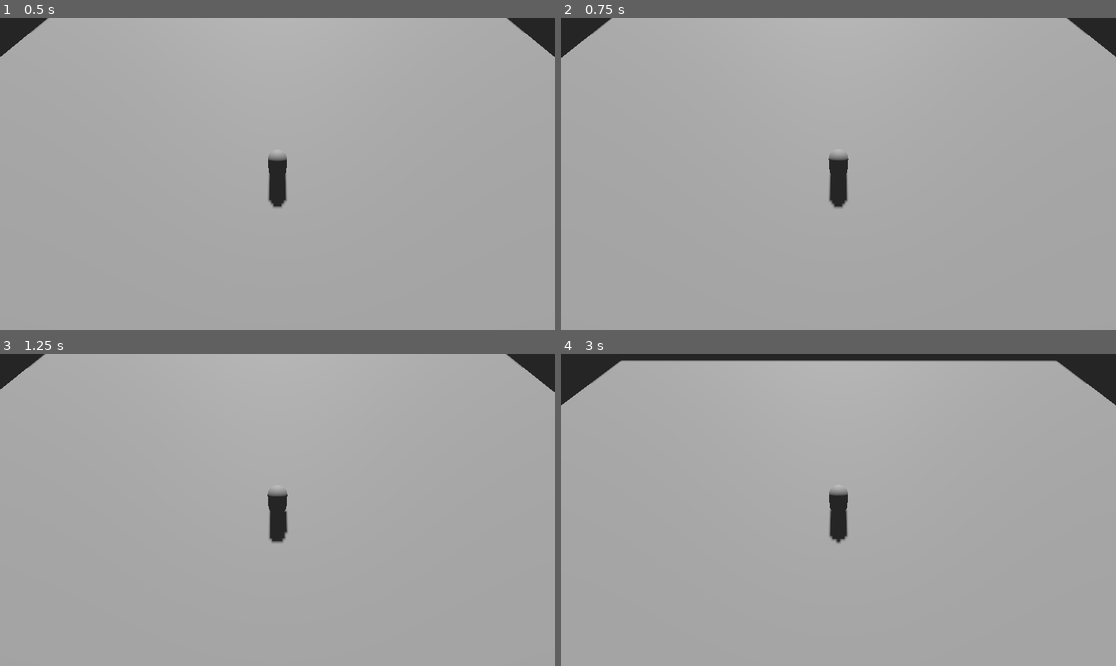
Above: before the commit, frames 1-4 (two rows, left to right).
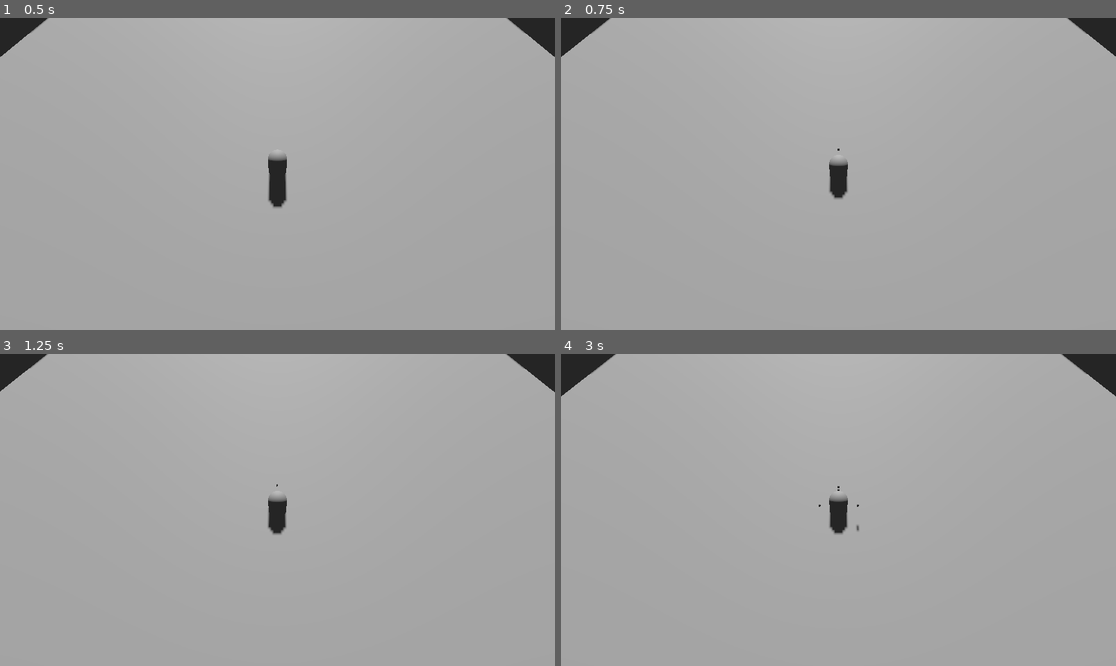
Above: after the commit, the same moments.

Repository: xtianarabia/A-MobileGame
Game: Godot game, scene res://scenes/main.tscn
Two runs of this game, one before a commit and one after it. Both use one fixed random seed, a clock stepped at 60 frames per second and the inputs below.
Inputs (mouse positions are in pixels of both pictures, inside the frame that each line leads up to):
- Up to frame 1 (0.5 s): no input
- Up to frame 2 (0.75 s): tap Enter at 0.5 s; move the mouse to (960, 158) at 0.52 s; hold Right (ui_right) from 0.53 s (still down); tap C at 0.6 s; click (960, 158) at 0.67 s
- Up to frame 3 (1.25 s): keep holding Right (ui_right); tap B at 0.8 s
- Up to frame 4 (3 s): move the mouse to (727, 525) at 1.27 s; release Right (ui_right) at 1.28 s; hold Down (ui_down) 1.28-2.03 s; tap B at 1.35 s; click (727, 525) at 1.42 s; tap E at 1.55, 2.1 s; move the mouse to (894, 441) at 2.02 s; hold Right (ui_right) 2.03-2.78 s; hold Shift 2.03-2.78 s; click (894, 441) at 2.17 s; move the mouse to (810, 572) at 2.77 s; hold Up (ui_up) from 2.78 s (still down); tap Shift at 2.85 s; click (810, 572) at 2.92 s

Frame 1 is identical in both runs. In frame 2, 0.3% of the frame differs, in the area x 0-100%, y 0-62%; in frame 3, 0.4%; in frame 4, 2.9%, in the area x 0-100%, y 0-61%.

Commit message:
fix: Refactor player input to remove dependency on undefined actions
Resolves a critical error where the game would crash on startup because the player script was trying to use Input Map actions (e.g., "crouch", "fire") that had not been defined in the project settings.

The fix refactors the player's `_input` handling. Instead of trying to simulate actions, the script now uses direct key checks (`Input.is_key_pressed`) to trigger game logic (like crouching or firing) directly. This makes the script self-contained and removes the source of the error.

Diff:
--- a/scripts/player.gd
+++ b/scripts/player.gd
@@ -23,29 +23,33 @@
 const CAPSULE_HEIGHT_NORMAL = 2.0
 const CAPSULE_HEIGHT_CROUCH = 1.0
 
-func _unhandled_input(event):
-	if event.is_action_pressed("crouch"):
-		if current_state == State.CROUCHING: set_state(State.NORMAL)
-		else: set_state(State.CROUCHING)
+func _input(event):
+	# Handle single-press actions here. _unhandled_input is better but this works too.
+	if event is InputEventKey and event.is_pressed():
+		match event.keycode:
+			KEY_C:
+				if current_state == State.CROUCHING: set_state(State.NORMAL)
+				else: set_state(State.CROUCHING)
+			KEY_B:
+				if current_state == State.BOX_HIDING: set_state(State.NORMAL)
+				elif current_state != State.CROUCHING: set_state(State.BOX_HIDING)
+			KEY_E:
+				if current_state == State.GRABBING:
+					if is_instance_valid(grabbed_enemy): grabbed_enemy.choke_out()
+					set_state(State.NORMAL)
+				else:
+					attempt_grab()
 
-	if event.is_action_pressed("box_equip"):
-		if current_state == State.BOX_HIDING: set_state(State.NORMAL)
-		elif current_state != State.CROUCHING: set_state(State.BOX_HIDING)
-
-	if event.is_action_pressed("grab"):
-		if current_state == State.GRABBING:
-			if is_instance_valid(grabbed_enemy): grabbed_enemy.choke_out()
-			set_state(State.NORMAL)
-		else:
-			attempt_grab()
-
-	if event.is_action_pressed("fire"):
+	if event is InputEventMouseButton and event.button_index == MOUSE_BUTTON_LEFT and event.is_pressed():
 		fire_weapon()
 
 func _physics_process(delta):
+	# State transitions for held keys
 	if current_state == State.NORMAL or current_state == State.SNEAKING:
-		if Input.is_action_pressed("sneak"): set_state(State.SNEAKING)
-		else: set_state(State.NORMAL)
+		if Input.is_key_pressed(KEY_SHIFT):
+			set_state(State.SNEAKING)
+		else:
+			set_state(State.NORMAL)
 
 	apply_gravity(delta)
 	handle_movement()
@@ -55,7 +59,7 @@
 	if not is_on_floor(): velocity.y -= gravity * delta
 
 func handle_movement():
-	if current_state == State.BOX_HIDING or current_state == State.GRABBING:
+	if current_state in [State.BOX_HIDING, State.GRABBING]:
 		velocity.x = move_toward(velocity.x, 0, walk_speed)
 		velocity.z = move_toward(velocity.z, 0, walk_speed)
 		if current_state == State.GRABBING and is_instance_valid(grabbed_enemy):
@@ -76,13 +80,16 @@
 		velocity.x = move_toward(velocity.x, 0, current_speed)
 		velocity.z = move_toward(velocity.z, 0, current_speed)
 
-	# Simple rotation towards movement direction
-	if direction:
-		look_at(global_position + direction)
-
+	if direction: look_at(global_position + direction)
 
 func get_input_direction() -> Vector2:
-	return Input.get_vector("ui_left", "ui_right", "ui_up", "ui_down")
+	# Handle WASD and arrow keys for movement
+	var input_dir = Vector2.ZERO
+	if Input.is_key_pressed(KEY_W) or Input.is_action_pressed("ui_up"): input_dir.y -= 1
+	if Input.is_key_pressed(KEY_S) or Input.is_action_pressed("ui_down"): input_dir.y += 1
+	if Input.is_key_pressed(KEY_A) or Input.is_action_pressed("ui_left"): input_dir.x -= 1
+	if Input.is_key_pressed(KEY_D) or Input.is_action_pressed("ui_right"): input_dir.x += 1
+	return input_dir
 
 func get_current_speed() -> float:
 	match current_state:
@@ -135,35 +142,3 @@
 		dart.global_transform = muzzle.global_transform
 	else:
 		print("Cannot fire! No ammo or wrong state.")
-
-func _input(event):
-	if event is InputEventKey:
-		if event.keycode == KEY_C and event.is_pressed(): Input.action_press("crouch", 1.0); Input.action_release("crouch")
-		if event.keycode == KEY_B and event.is_pressed(): Input.action_press("box_equip", 1.0); Input.action_release("box_equip")
-		if event.keycode == KEY_E and event.is_pressed(): Input.action_press("grab", 1.0); Input.action_release("grab")
-		if event.keycode == KEY_SHIFT:
-			if event.is_pressed(): Input.action_press("sneak")
-			else: Input.action_release("sneak")
-		if event is InputEventMouseButton and event.button_index == MOUSE_BUTTON_LEFT and event.is_pressed():
-			Input.action_press("fire", 1.0); Input.action_release("fire")
-
-		if event.keycode == KEY_W:
-			if event.is_pressed():
-				Input.action_press("ui_up")
-			else:
-				Input.action_release("ui_up")
-		if event.keycode == KEY_S:
-			if event.is_pressed():
-				Input.action_press("ui_down")
-			else:
-				Input.action_release("ui_down")
-		if event.keycode == KEY_A:
-			if event.is_pressed():
-				Input.action_press("ui_left")
-			else:
-				Input.action_release("ui_left")
-		if event.keycode == KEY_D:
-			if event.is_pressed():
-				Input.action_press("ui_right")
-			else:
-				Input.action_release("ui_right")
